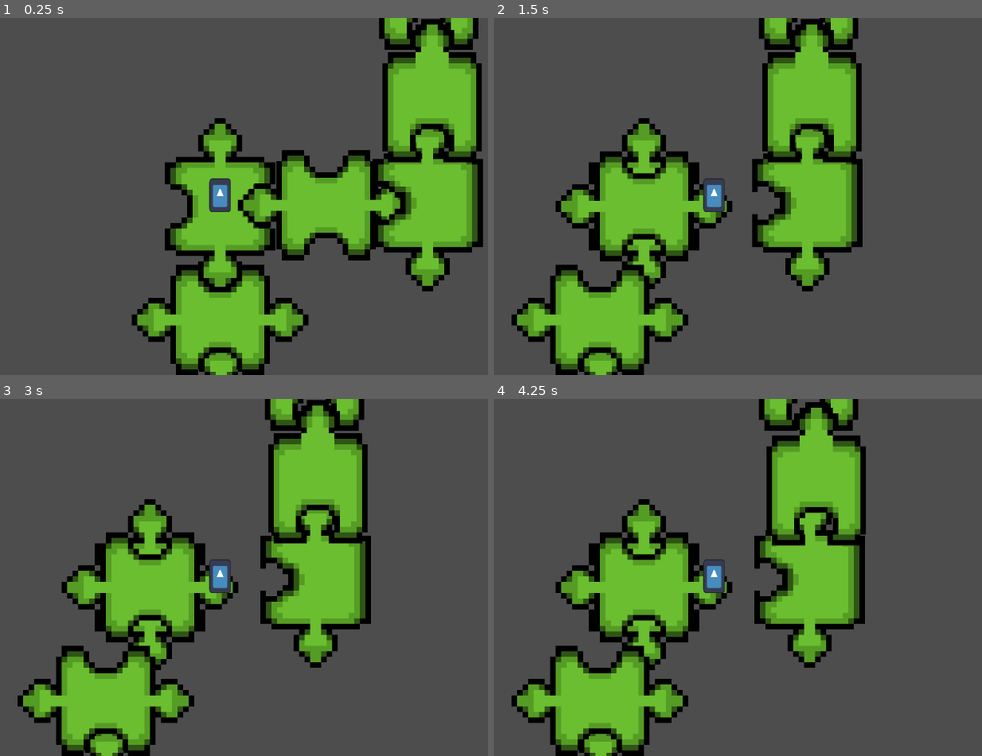
Above: before the commit, frames 1-4 (two rows, left to right).
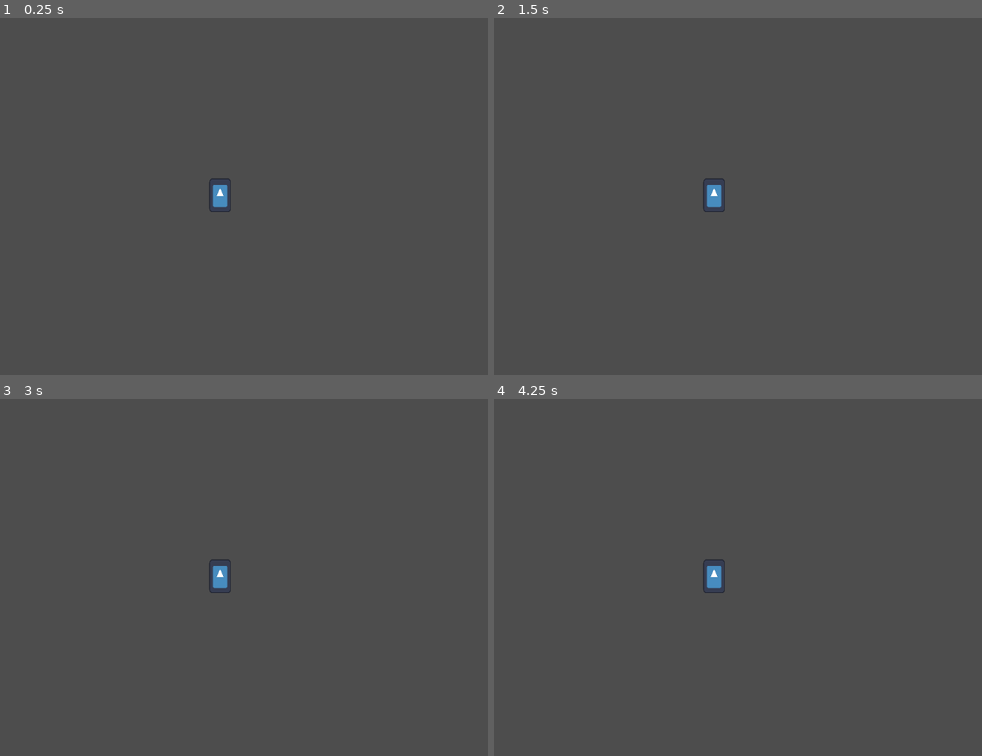
Above: after the commit, the same moments.

Repository: TomasMirandaEros/Juego-Jam
Game: Godot game, scene res://Nivel.tscn
The game is run twice, just before and just after one commit, with the same random seed, the same clock (stepped at 60 frames per second) and the same inputs. The engine's default icon, where the game draws it, is replaced by a stand-in: a white triangle on a blue panel in a dark square.
Inputs (mouse positions are in pixels of both pictures, inside the frame that each line leads up to):
- Up to frame 1 (0.25 s): no input
- Up to frame 2 (1.5 s): tap Enter at 0.5 s; move the mouse to (713, 207) at 0.52 s; hold Right (ui_right) 0.53-1.28 s; click (713, 207) at 0.67 s; move the mouse to (601, 321) at 1.27 s; hold Down (ui_down) from 1.28 s (still down); click (601, 321) at 1.42 s
- Up to frame 3 (3 s): tap Space at 2 s; move the mouse to (151, 588) at 2.02 s; release Down (ui_down) at 2.03 s; hold Right (ui_right) 2.03-2.78 s; click (151, 588) at 2.17 s; tap Enter at 2.75 s; move the mouse to (312, 584) at 2.77 s; hold Up (ui_up) from 2.78 s (still down); click (312, 584) at 2.92 s
- Up to frame 4 (4.25 s): tap Space at 3.5 s; move the mouse to (811, 488) at 3.52 s; release Up (ui_up) at 3.53 s; hold Left (ui_left) from 3.53 s (still down); click (811, 488) at 3.67 s

The runs differ from the first frame. In frame 1, 33% of the frame differs, in the area x 26-100%, y 0-100%; in frame 2, 30%; in frame 3, 29%; in frame 4, 29%.

Commit message:
lopez 3

Diff:
--- a/Escenas/pieza_2.tscn
+++ /dev/null
@@ -1,21 +0,0 @@
-[gd_scene load_steps=3 format=3 uid="uid://cu83tbuwxf65s"]
-
-[ext_resource type="Script" path="res://Escenas/pieza.gd" id="1_3qlyb"]
-[ext_resource type="Texture2D" uid="uid://ctepsuyf7s7re" path="res://sprites fichas/ficha 2.png" id="2_iuue8"]
-
-[node name="Pieza Padre" type="Node2D" groups=["GrupoDePiezas"]]
-position = Vector2(68, 44)
-script = ExtResource("1_3qlyb")
-
-[node name="Sprite2D" type="Sprite2D" parent="." groups=["GrupoDePiezas"]]
-scale = Vector2(5, 5)
-texture = ExtResource("2_iuue8")
-
-[node name="Area2D" type="Area2D" parent="Sprite2D"]
-
-[node name="CollisionPolygon2D" type="CollisionPolygon2D" parent="Sprite2D/Area2D"]
-polygon = PackedVector2Array(9.8, 9.2, 10, 2, 10, -3, 10, -3, 10, -9, 4, -9, 4, -16, -4, -16, -4, -9, -8.2, -8.8, -10.4, -8.8, -10.4, -4, -16, -3.8, -16.2, 4, -9.8, 4, -10, 9, -4, 9, -4, 16, 4.2, 16, 4, 9.4, 7.8, 9.4)
-
-[connection signal="body_entered" from="Sprite2D/Area2D" to="." method="_on_area_2d_body_entered"]
-[connection signal="body_exited" from="Sprite2D/Area2D" to="." method="_on_area_2d_body_exited"]
-[connection signal="input_event" from="Sprite2D/Area2D" to="." method="_on_area_2d_input_event"]
--- a/Escenas/pieza_3.tscn
+++ /dev/null
@@ -1,24 +0,0 @@
-[gd_scene load_steps=3 format=3 uid="uid://hciydides53d"]
-
-[ext_resource type="Script" path="res://Escenas/pieza.gd" id="1_no2h3"]
-[ext_resource type="Texture2D" uid="uid://bi0ynvu3ehlbp" path="res://sprites fichas/ficha3.png" id="2_ivj3v"]
-
-[node name="Pieza Padre" type="Node2D" groups=["GrupoDePiezas"]]
-position = Vector2(68, 44)
-script = ExtResource("1_no2h3")
-
-[node name="Sprite2D" type="Sprite2D" parent="." groups=["GrupoDePiezas"]]
-position = Vector2(2, -4)
-scale = Vector2(5, 5)
-texture = ExtResource("2_ivj3v")
-
-[node name="Area2D" type="Area2D" parent="Sprite2D"]
-
-[node name="CollisionPolygon2D" type="CollisionPolygon2D" parent="Sprite2D/Area2D"]
-position = Vector2(-5.59, -10.9362)
-scale = Vector2(1.26219, 1.6096)
-polygon = PackedVector2Array(-8.24754, 9.27947, -8.24754, 4.43355, -3.17701, 4.43355, -3.33546, 1.20294, 12.193, 1.32719, 12.0346, 5.42759, 7.91478, 4.93057, 7.91478, 8.28544, 12.193, 8.03693, 12.193, 12.5101, -3.49391, 12.5101, -3.49391, 9.27947)
-
-[connection signal="body_entered" from="Sprite2D/Area2D" to="." method="_on_area_2d_body_entered"]
-[connection signal="body_exited" from="Sprite2D/Area2D" to="." method="_on_area_2d_body_exited"]
-[connection signal="input_event" from="Sprite2D/Area2D" to="." method="_on_area_2d_input_event"]
--- a/Escenas/pieza_4.tscn
+++ /dev/null
@@ -1,24 +0,0 @@
-[gd_scene load_steps=3 format=3 uid="uid://b12cggxbgefv3"]
-
-[ext_resource type="Script" path="res://Escenas/pieza.gd" id="1_pvtu8"]
-[ext_resource type="Texture2D" uid="uid://y1nglmc4u1om" path="res://sprites fichas/ficha4.png" id="2_cjrgj"]
-
-[node name="Pieza Padre" type="Node2D" groups=["GrupoDePiezas"]]
-position = Vector2(68, 44)
-script = ExtResource("1_pvtu8")
-
-[node name="Sprite2D" type="Sprite2D" parent="." groups=["GrupoDePiezas"]]
-position = Vector2(2, -4)
-scale = Vector2(5, 5)
-texture = ExtResource("2_cjrgj")
-
-[node name="Area2D" type="Area2D" parent="Sprite2D"]
-
-[node name="CollisionPolygon2D" type="CollisionPolygon2D" parent="Sprite2D/Area2D"]
-position = Vector2(-5.59, -10.9362)
-scale = Vector2(1.26219, 1.6096)
-polygon = PackedVector2Array(1.25971, 8.16118, 1.25971, 5.42759, -3.33546, 5.42759, -3.33546, 1.20294, 12.193, 1.32719, 12.0346, 5.42759, 7.75633, 5.30333, 7.91478, 8.28544, 12.0346, 8.40969, 12.193, 12.5101, -3.49391, 12.5101, -3.49391, 8.03693)
-
-[connection signal="body_entered" from="Sprite2D/Area2D" to="." method="_on_area_2d_body_entered"]
-[connection signal="body_exited" from="Sprite2D/Area2D" to="." method="_on_area_2d_body_exited"]
-[connection signal="input_event" from="Sprite2D/Area2D" to="." method="_on_area_2d_input_event"]
--- a/Escenas/pieza_5.tscn
+++ /dev/null
@@ -1,24 +0,0 @@
-[gd_scene load_steps=3 format=3 uid="uid://dmjgrj6s4mwpx"]
-
-[ext_resource type="Script" path="res://Escenas/pieza.gd" id="1_6n14n"]
-[ext_resource type="Texture2D" uid="uid://fbn0toktwjpk" path="res://sprites fichas/pieza 5.png" id="2_dpovv"]
-
-[node name="Pieza Padre" type="Node2D" groups=["GrupoDePiezas"]]
-position = Vector2(68, 44)
-script = ExtResource("1_6n14n")
-
-[node name="Sprite2D" type="Sprite2D" parent="." groups=["GrupoDePiezas"]]
-position = Vector2(2, -4)
-scale = Vector2(5, 5)
-texture = ExtResource("2_dpovv")
-
-[node name="Area2D" type="Area2D" parent="Sprite2D"]
-
-[node name="CollisionPolygon2D" type="CollisionPolygon2D" parent="Sprite2D/Area2D"]
-position = Vector2(-5.59, -10.9362)
-scale = Vector2(1.26219, 1.6096)
-polygon = PackedVector2Array(-3.33546, 5.55184, -3.33546, 1.20294, 1.25971, 1.20294, 1.41816, -2.89746, 7.59788, -2.89746, 7.47369, 1.27356, 12.193, 1.32719, 12.0346, 5.42759, 9.02396, 5.42759, 9.02396, 8.03693, 12.193, 8.03693, 12.193, 12.5101, 6.01776, 12.5101, 6.01333, 8.53394, 3.00271, 8.53394, 2.71246, 12.5101, -3.49391, 12.5101, -3.49391, 9.27947, -3.44809, 8.09361, -0.166377, 8.03693, -0.166377, 5.55184)
-
-[connection signal="body_entered" from="Sprite2D/Area2D" to="." method="_on_area_2d_body_entered"]
-[connection signal="body_exited" from="Sprite2D/Area2D" to="." method="_on_area_2d_body_exited"]
-[connection signal="input_event" from="Sprite2D/Area2D" to="." method="_on_area_2d_input_event"]
--- a/Escenas/pieza_6.tscn
+++ /dev/null
@@ -1,24 +0,0 @@
-[gd_scene load_steps=3 format=3 uid="uid://cl77e5qwp3akt"]
-
-[ext_resource type="Script" path="res://Escenas/pieza.gd" id="1_5jwy5"]
-[ext_resource type="Texture2D" uid="uid://cu07h6y2402d1" path="res://sprites fichas/ficha6.png" id="2_ro0vh"]
-
-[node name="Pieza Padre" type="Node2D" groups=["GrupoDePiezas"]]
-position = Vector2(68, 44)
-script = ExtResource("1_5jwy5")
-
-[node name="Sprite2D" type="Sprite2D" parent="." groups=["GrupoDePiezas"]]
-position = Vector2(2, -4)
-scale = Vector2(5, 5)
-texture = ExtResource("2_ro0vh")
-
-[node name="Area2D" type="Area2D" parent="Sprite2D"]
-
-[node name="CollisionPolygon2D" type="CollisionPolygon2D" parent="Sprite2D/Area2D"]
-position = Vector2(-5.59, -10.9362)
-scale = Vector2(1.26219, 1.6096)
-polygon = PackedVector2Array(-3.49391, 1.20294, 1.25971, 1.20294, 1.25971, -3.14597, 7.59788, -3.14597, 7.59788, 1.20294, 12.0346, 1.20294, 12.193, 12.5101, 7.59788, 12.5101, 7.59788, 16.7347, 1.41816, 16.7347, 1.41816, 12.5101, -3.49391, 12.5101, -3.49391, 8.40969, 0.308985, 8.53394, 0.46744, 4.93057, -3.49391, 4.93057)
-
-[connection signal="body_entered" from="Sprite2D/Area2D" to="." method="_on_area_2d_body_entered"]
-[connection signal="body_exited" from="Sprite2D/Area2D" to="." method="_on_area_2d_body_exited"]
-[connection signal="input_event" from="Sprite2D/Area2D" to="." method="_on_area_2d_input_event"]
--- a/Escenas/pieza_7.tscn
+++ /dev/null
@@ -1,24 +0,0 @@
-[gd_scene load_steps=3 format=3 uid="uid://bb0sdjmxfnolr"]
-
-[ext_resource type="Script" path="res://Escenas/pieza.gd" id="1_p4umw"]
-[ext_resource type="Texture2D" uid="uid://dusaxmh1lmb2m" path="res://sprites fichas/ficha7.png" id="2_2x366"]
-
-[node name="Pieza Padre" type="Node2D" groups=["GrupoDePiezas"]]
-position = Vector2(68, 44)
-script = ExtResource("1_p4umw")
-
-[node name="Sprite2D" type="Sprite2D" parent="." groups=["GrupoDePiezas"]]
-position = Vector2(2, -4)
-scale = Vector2(5, 5)
-texture = ExtResource("2_2x366")
-
-[node name="Area2D" type="Area2D" parent="Sprite2D"]
-
-[node name="CollisionPolygon2D" type="CollisionPolygon2D" parent="Sprite2D/Area2D"]
-position = Vector2(-5.59, -10.9362)
-scale = Vector2(1.26219, 1.6096)
-polygon = PackedVector2Array(-3.17701, 4.43355, -3.33546, 1.20294, 1.30362, 1.24006, 1.25971, -2.64895, 7.59788, -2.64895, 7.74605, 1.29161, 12.193, 1.32719, 12.0346, 5.42759, 7.91478, 5.42759, 7.91478, 8.03693, 12.193, 8.03693, 12.193, 12.5101, -3.49391, 12.5101, -3.49391, 9.27947)
-
-[connection signal="body_entered" from="Sprite2D/Area2D" to="." method="_on_area_2d_body_entered"]
-[connection signal="body_exited" from="Sprite2D/Area2D" to="." method="_on_area_2d_body_exited"]
-[connection signal="input_event" from="Sprite2D/Area2D" to="." method="_on_area_2d_input_event"]
--- a/Escenas/pieza_8.tscn
+++ /dev/null
@@ -1,24 +0,0 @@
-[gd_scene load_steps=3 format=3 uid="uid://bsdmeg3jkyqnm"]
-
-[ext_resource type="Script" path="res://Escenas/pieza.gd" id="1_ym5ut"]
-[ext_resource type="Texture2D" uid="uid://gadfnmlkvle6" path="res://sprites fichas/pieza 8.png" id="2_5dr2r"]
-
-[node name="Pieza Padre" type="Node2D" groups=["GrupoDePiezas"]]
-position = Vector2(68, 44)
-script = ExtResource("1_ym5ut")
-
-[node name="Sprite2D" type="Sprite2D" parent="." groups=["GrupoDePiezas"]]
-position = Vector2(2, -4)
-scale = Vector2(5, 5)
-texture = ExtResource("2_5dr2r")
-
-[node name="Area2D" type="Area2D" parent="Sprite2D"]
-
-[node name="CollisionPolygon2D" type="CollisionPolygon2D" parent="Sprite2D/Area2D"]
-position = Vector2(-5.59, -10.9362)
-scale = Vector2(1.26219, 1.6096)
-polygon = PackedVector2Array(-3.33546, 1.20294, 12.3515, 1.20294, 12.193, 12.5101, 6.13869, 12.5101, 6.01333, 8.53394, 3.00271, 8.53394, 2.83339, 12.5101, -3.49391, 12.5101, -3.33546, 8.03693, -0.166377, 8.03693, -0.166377, 5.55184, -3.33546, 5.43579)
-
-[connection signal="body_entered" from="Sprite2D/Area2D" to="." method="_on_area_2d_body_entered"]
-[connection signal="body_exited" from="Sprite2D/Area2D" to="." method="_on_area_2d_body_exited"]
-[connection signal="input_event" from="Sprite2D/Area2D" to="." method="_on_area_2d_input_event"]
--- a/Escenas/pieza_9.tscn
+++ /dev/null
@@ -1,24 +0,0 @@
-[gd_scene load_steps=3 format=3 uid="uid://dhrbdp0du121p"]
-
-[ext_resource type="Script" path="res://Escenas/pieza.gd" id="1_faav4"]
-[ext_resource type="Texture2D" uid="uid://bgf85dr23wuyd" path="res://sprites fichas/ficha9.png" id="2_ukyb6"]
-
-[node name="Pieza Padre" type="Node2D" groups=["GrupoDePiezas"]]
-position = Vector2(68, 44)
-script = ExtResource("1_faav4")
-
-[node name="Sprite2D" type="Sprite2D" parent="." groups=["GrupoDePiezas"]]
-position = Vector2(2, -4)
-scale = Vector2(5, 5)
-texture = ExtResource("2_ukyb6")
-
-[node name="Area2D" type="Area2D" parent="Sprite2D"]
-
-[node name="CollisionPolygon2D" type="CollisionPolygon2D" parent="Sprite2D/Area2D"]
-position = Vector2(-5.59, -10.9362)
-scale = Vector2(1.26219, 1.6096)
-polygon = PackedVector2Array(-3.17701, 4.43355, -3.33546, 1.20294, 12.193, 1.32719, 12.0346, 5.42759, 7.91478, 4.93057, 7.91478, 8.28544, 12.193, 8.03693, 12.193, 12.5101, -3.49391, 12.5101, -3.49391, 9.27947)
-
-[connection signal="body_entered" from="Sprite2D/Area2D" to="." method="_on_area_2d_body_entered"]
-[connection signal="body_exited" from="Sprite2D/Area2D" to="." method="_on_area_2d_body_exited"]
-[connection signal="input_event" from="Sprite2D/Area2D" to="." method="_on_area_2d_input_event"]
--- a/Nivel.tscn
+++ b/Nivel.tscn
@@ -1,40 +1,9 @@
-[gd_scene load_steps=7 format=3 uid="uid://bo4fylwsexak2"]
+[gd_scene load_steps=2 format=3 uid="uid://bo4fylwsexak2"]
 
-[ext_resource type="PackedScene" uid="uid://be0815nct7g1n" path="res://Escenas/pieza_1.tscn" id="1_4d6mv"]
 [ext_resource type="PackedScene" uid="uid://c3x8wjay2v1tm" path="res://Escenas/character_body_2d.tscn" id="2_sr8hk"]
-[ext_resource type="PackedScene" uid="uid://cu83tbuwxf65s" path="res://Escenas/pieza_2.tscn" id="3_orxsw"]
-[ext_resource type="PackedScene" uid="uid://cl77e5qwp3akt" path="res://Escenas/pieza_6.tscn" id="4_w2if8"]
-[ext_resource type="PackedScene" uid="uid://hciydides53d" path="res://Escenas/pieza_3.tscn" id="5_nhipv"]
-[ext_resource type="PackedScene" uid="uid://bb0sdjmxfnolr" path="res://Escenas/pieza_7.tscn" id="6_g2nww"]
 
 [node name="Ecenario" type="Node2D"]
 
 [node name="CharacterBody2D" parent="." instance=ExtResource("2_sr8hk")]
 z_index = 3
 position = Vector2(68, 35)
-
-[node name="Pieza 1" parent="." instance=ExtResource("1_4d6mv")]
-
-[node name="Pieza 2" parent="." instance=ExtResource("3_orxsw")]
-position = Vector2(69, 244)
-
-[node name="Pieza 3" parent="." instance=ExtResource("1_4d6mv")]
-position = Vector2(68, 147)
-rotation = 1.5708
-
-[node name="Pieza 1_2" parent="." instance=ExtResource("1_4d6mv")]
-position = Vector2(164, 43)
-rotation = 1.5708
-
-[node name="Pieza Padre" parent="." instance=ExtResource("4_w2if8")]
-position = Vector2(254, 45)
-
-[node name="Pieza Padre2" parent="." instance=ExtResource("5_nhipv")]
-position = Vector2(256, -48)
-rotation = 1.5708
-
-[node name="Pieza Padre3" parent="." instance=ExtResource("6_g2nww")]
-z_index = -2
-texture_filter = 1
-position = Vector2(253, -150)
-rotation = 1.5708
